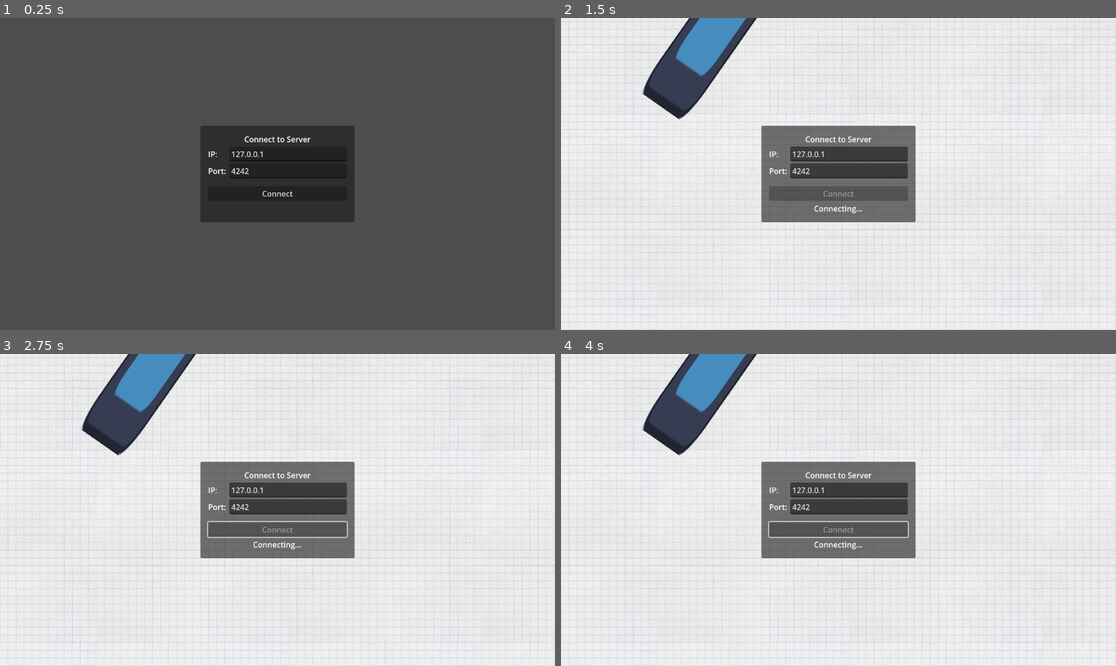
Above: before the commit, frames 1-4 (two rows, left to right).
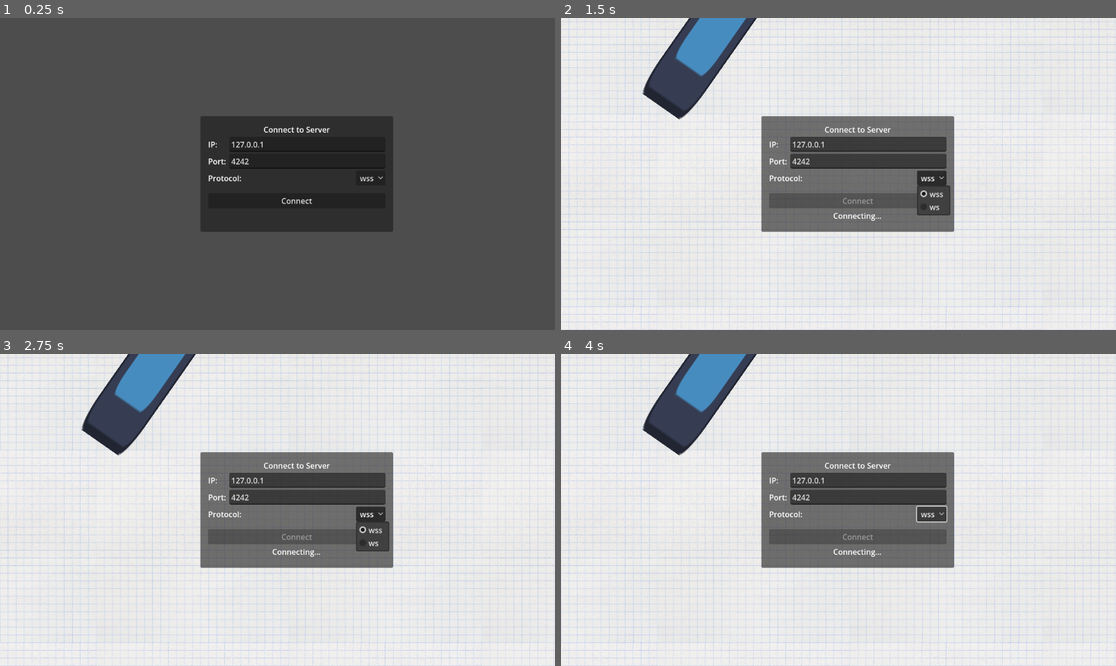
Above: after the commit, the same moments.

Repository: pavukach/tankio
Game: Godot game, scene res://global/connection.tscn
Same seed, same stepped clock (60 frames per second), same inputs: the game is played once before the commit and once after it. The engine's default icon, where the game draws it, is replaced by a stand-in: a white triangle on a blue panel in a dark square.
Inputs (mouse positions are in pixels of both pictures, inside the frame that each line leads up to):
- Up to frame 1 (0.25 s): no input
- Up to frame 2 (1.5 s): click "Connect" at 0.5 s; click (932, 177) at 1.25 s, where only the run after the commit has a clickable "wss"
- Up to frame 3 (2.75 s): move the mouse to (399, 494) at 2.02 s; hold Right (player_right) from 2.03 s (still down); hold Right mouse button (player_ability) from 2.03 s (still down)
- Up to frame 4 (4 s): move the mouse to (727, 525) at 2.77 s; release Right (player_right) at 2.78 s; release Right mouse button (player_ability) at 2.78 s; hold Down (player_backward) 2.78-3.53 s; click (727, 525) at 2.85 s; move the mouse to (894, 441) at 3.52 s; hold Right (player_right) from 3.53 s (still down); hold Right mouse button (player_ability) from 3.53 s (still down)

The runs differ from the first frame. In frame 1, 4.9% of the frame differs, in the area x 36-71%, y 31-69%; in frame 2, 7.4%; in frame 3, 7.6%; in frame 4, 7.6%.

Commit message:
Protocol selector

Diff:
--- a/global/connection.tscn
+++ b/global/connection.tscn
@@ -6,7 +6,6 @@
 [node name="Connection" type="Node2D" unique_id=290928930]
 
 [node name="UI" type="CanvasLayer" parent="." unique_id=13910037]
-layer = 1
 script = ExtResource("2_ui")
 
 [node name="Panel" type="Panel" parent="UI" unique_id=745806154]
@@ -16,12 +15,13 @@
 anchor_right = 0.5
 anchor_bottom = 0.5
 offset_left = -160.0
-offset_top = -100.0
-offset_right = 160.0
-offset_bottom = 100.0
+offset_top = -120.0
+offset_right = 240.0
+offset_bottom = 120.0
 
 [node name="VBox" type="VBoxContainer" parent="UI/Panel" unique_id=961352676]
-layout_mode = 0
+layout_mode = 1
+anchors_preset = 15
 anchor_right = 1.0
 anchor_bottom = 1.0
 offset_left = 16.0
@@ -62,6 +62,27 @@
 size_flags_horizontal = 3
 text = "4242"
 
+[node name="ProtocolRow" type="HBoxContainer" parent="UI/Panel/VBox" unique_id=1361561037]
+layout_mode = 2
+
+[node name="ProtocolLabel" type="Label" parent="UI/Panel/VBox/ProtocolRow" unique_id=713481681]
+custom_minimum_size = Vector2(40, 0)
+layout_mode = 2
+text = "Protocol:"
+
+[node name="ProtocolOption" type="OptionButton" parent="UI/Panel/VBox/ProtocolRow" unique_id=944235779]
+unique_name_in_owner = true
+layout_mode = 2
+size_flags_horizontal = 10
+size_flags_vertical = 4
+size_flags_stretch_ratio = 1.5
+selected = 0
+item_count = 2
+popup/item_0/text = "wss"
+popup/item_0/id = 1
+popup/item_1/text = "ws"
+popup/item_1/id = 0
+
 [node name="Spacer" type="Control" parent="UI/Panel/VBox" unique_id=1749177997]
 custom_minimum_size = Vector2(0, 8)
 layout_mode = 2
--- a/global/connection_ui.gd
+++ b/global/connection_ui.gd
@@ -3,6 +3,7 @@
 
 @onready var ip_input: LineEdit = %IPInput
 @onready var port_input: LineEdit = %PortInput
+@onready var protocol_option: OptionButton = %ProtocolOption
 @onready var connect_btn: Button = %ConnectBtn
 @onready var status_label: Label = %StatusLabel
 @onready var init_node: MultiplayerInit = %MultiplayerInit
@@ -17,11 +18,12 @@
 	status_label.text = "Connecting..."
 	var ip := ip_input.text.strip_edges()
 	var port := int(port_input.text.strip_edges())
+	var protocol := protocol_option.get_item_text(protocol_option.selected)
 	if port <= 0:
 		port = NetConfig.PORT
 	if ip.is_empty():
 		ip = NetConfig.IP_ADDRESS
-	init_node.connect_to_server(ip, port)
+	init_node.connect_to_server(ip, port, protocol)
 
 func _on_connected() -> void:
 	hide()
--- a/multiplayer/multiplayer_init.gd
+++ b/multiplayer/multiplayer_init.gd
@@ -9,21 +9,30 @@
 		_start_server()
 
 func _start_server() -> void:
+	var port := _parse_port_arg()
+	if port < 0:
+		port = NetConfig.PORT
 	var ws := WebSocketMultiplayerPeer.new()
-	ws.create_server(NetConfig.PORT, NetConfig.IP_ADDRESS)
+	ws.create_server(port, "0.0.0.0")
 	multiplayer.multiplayer_peer = ws
-	print("Server started")
+	print("Server started on 0.0.0.0:%d" % port)
 	_load_game.call_deferred()
 
-func connect_to_server(ip: String, port: int) -> void:
+func _parse_port_arg() -> int:
+	for arg in OS.get_cmdline_args():
+		if arg.begins_with("--port="):
+			return int(arg.substr(7).strip_edges())
+	return -1
+
+func connect_to_server(ip: String, port: int, protocol: String = "wss") -> void:
 	_load_game()
 	await get_tree().process_frame
 
 	var ws := WebSocketMultiplayerPeer.new()
-	ws.create_client("ws://%s:%d" % [ip, port])
+	ws.create_client("%s://%s:%d" % [protocol, ip, port])
 	multiplayer.multiplayer_peer = ws
 	multiplayer.connected_to_server.connect(_on_connected, CONNECT_ONE_SHOT)
-	print("Client connecting to %s:%d" % [ip, port])
+	print("Client connecting to %s://%s:%d" % [protocol, ip, port])
 
 func _load_game() -> void:
 	var scene := load("res://global/game.tscn")
